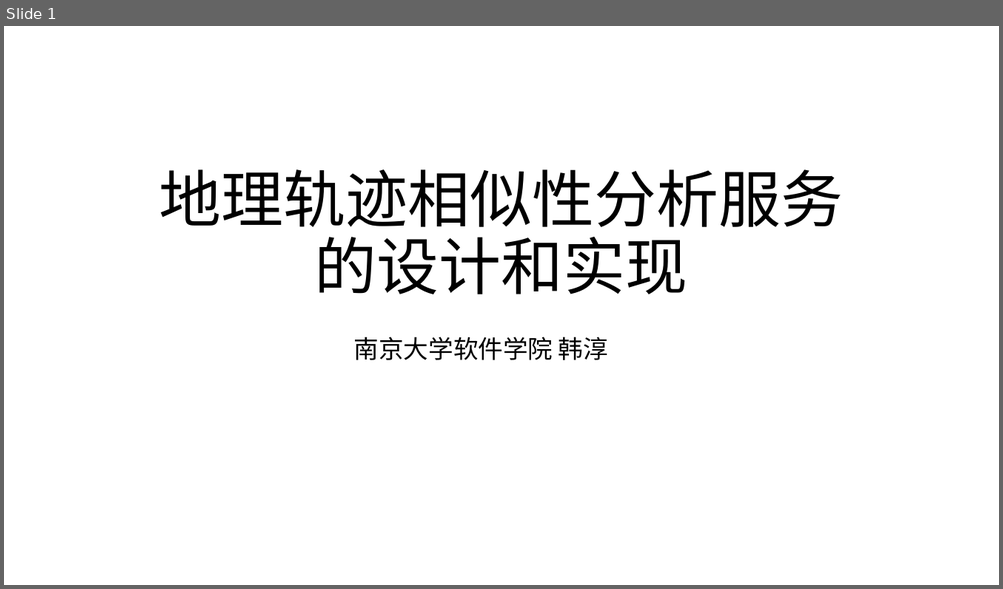
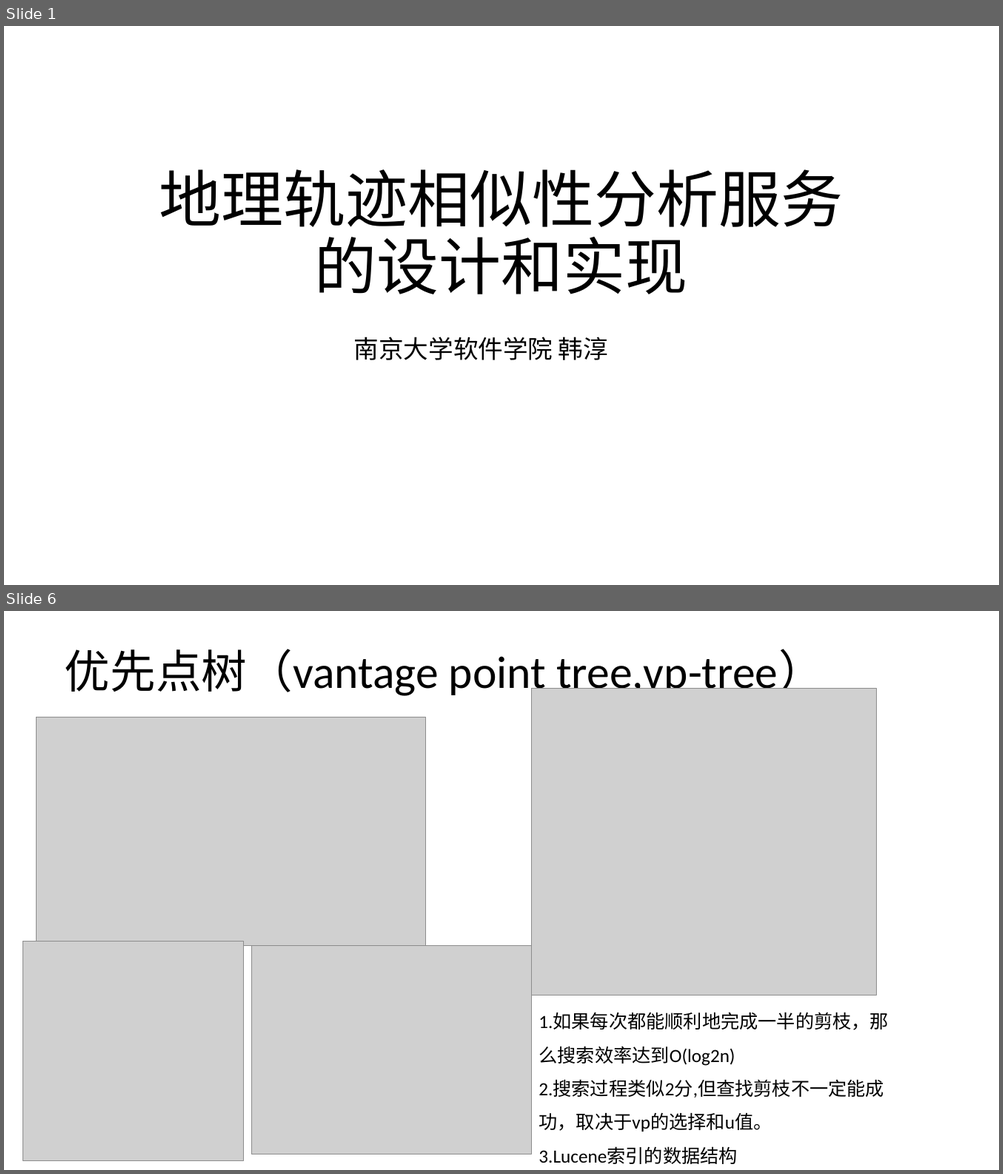
Before and after one commit to hc2013/graduate-article-latex, a slide deck: 地理轨迹相似性分析服务的设计和.pptx. Shown one above the other, each under a label of ours: slide 1 before the commit, slides 1 and 6 after it; the slides between them are not shown. The pictures are 1003x589 and 1003x1174 pixels, drawn with LibreOffice and Linux fonts; fonts in the diff are those of the drawing; grey boxes stand for pictures. Boxes give left, top, right and bottom in pixels: in the first picture for what was removed or moved away, otherwise in the second. Text is boxed around its words. In the diff, an @@ line names an element or a change of style, - is before the commit and + after.

```diff
--- a/地理轨迹相似性分析服务的设计和.pptx
+++ b/地理轨迹相似性分析服务的设计和.pptx
@@ slide 6 added at (4, 611, 999, 1170), background #FFFFFF @@
@@ title added at (65, 649, 824, 699), 44 pt, text #000000 @@
+优先点树（vantage point tree,vp-tree）
@@ picture added at (532, 689, 876, 995) @@
@@ picture added at (36, 717, 427, 946) @@
@@ picture added at (23, 942, 244, 1162) @@
@@ picture added at (252, 946, 532, 1155) @@
@@ text added at (538, 1014, 888, 1165), 18 pt, text #000000 @@
+1.如果每次都能顺利地完成一半的剪枝，那么搜索效率达到O(log2n)
+2.搜索过程类似2分,但查找剪枝不一定能成功，取决于vp的选择和u值。
+3.Lucene索引的数据结构
```
Also in this commit, not shown: 4 slides changed, 1 other slide added, 2 slides removed, 5 other files.
